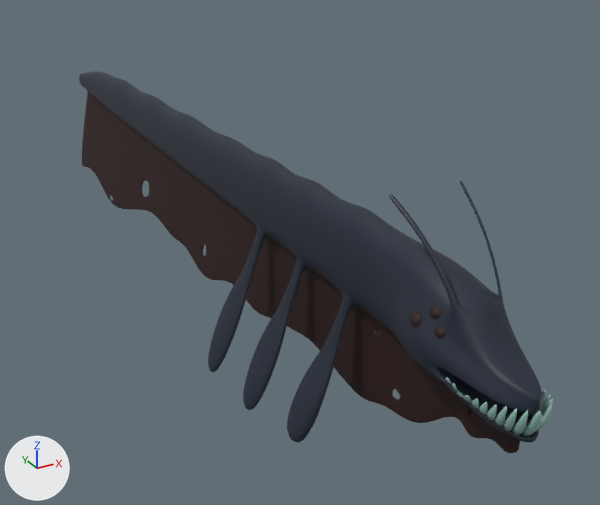
An edit to the Blender file Assets/Models/Monsters/Eel.blend, drawn before and after from the same camera.
Both versions are drawn from a 50 mm camera at (-25.8, -34.3, 20.9) aimed at (6.7, 24.8, -8.7). Arrows for +X, +Y and +Z are at lower left; the lights stay in place.

The older version as bpy lines, for what is in view:
```python
me_cone = bpy.data.meshes.new('Cone')
me_cone.from_pydata(...)  # 1342 vertices, 1342 faces; spans x -9.6..9.6, y -62.5..-34.4, z -18.8..-7.7
me_cone.polygons.foreach_set('use_smooth', [True] * 1342)
me_cone.materials.append(mat_teeth)  # cyan #8eb6ad
me_cylinder = bpy.data.meshes.new('Cylinder')
me_cylinder.from_pydata(...)  # 12686 vertices, 12696 faces; spans x -5.3..5.3, y -14.3..6.4, z -72.9..10.8
me_cylinder.polygons.foreach_set('use_smooth', [True] * 12696)
# faces by material slot: [9608, 3088]
me_cylinder.materials.append(mat_body)  # dark blue #1d2636
me_cylinder.materials.append(mat_trail)  # black #2a0d0b
ob_eel = bpy.data.objects.new('Eel', me_cylinder)
ob_eel.location = (0.0, 0.0, 0.0)
ob_eel.rotation_euler = (1.571, 0.0, 0.0)  # degrees (90, 0, 0)
ob_teeth = bpy.data.objects.new('Teeth', me_cone)
ob_teeth.location = (0.0, 0.0, 0.0)
ob_teeth.scale = (0.228, 0.179, 0.179)
```
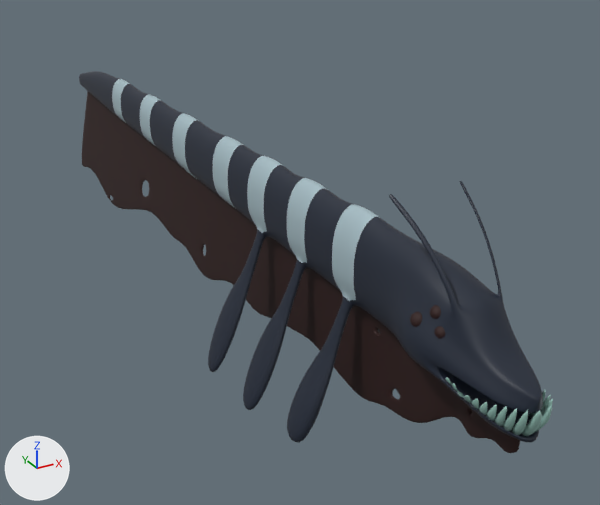
Where the change shows, as pixel boxes (x1, y1, x2, y2) in the pictures (600 x 505 px):
part 1 of me_cylinder, recoloured
    both: (172, 113, 379, 301)
part 2 of me_cylinder, recoloured
    both: (112, 79, 160, 146)

Edits to the bpy script that builds the scene:
```text
Add mat_glow:
    mat_glow = principled_material('Glow')
    mat_glow.base_color = (0.388, 0.512, 0.56)  # light grey #a7bec5
Change me_cylinder:
    where me_cylinder.from_pydata(...)  # 12686 vertices, 12696 faces; spans x -5.3..5.3, y -14.3..6.4, z -72.9..10.8
    used by ob_eel; location = (0.0, 0.0, 0.0); rotation_euler = (1.571, 0.0, 0.0), in degrees (90, 0, 0)
    me_cylinder part 1: 880 of the faces centred in x -1.4..1.4, y -2.6..3.3, z -33.3..-3.8 switch from mat_body (dark blue #1d2636) to mat_glow (light grey #a7bec5)
    me_cylinder part 2: 256 of the faces centred in x -1.1..1.1, y -2.3..2.5, z -51.6..-40.9 switch from mat_body (dark blue #1d2636) to mat_glow (light grey #a7bec5)
```
